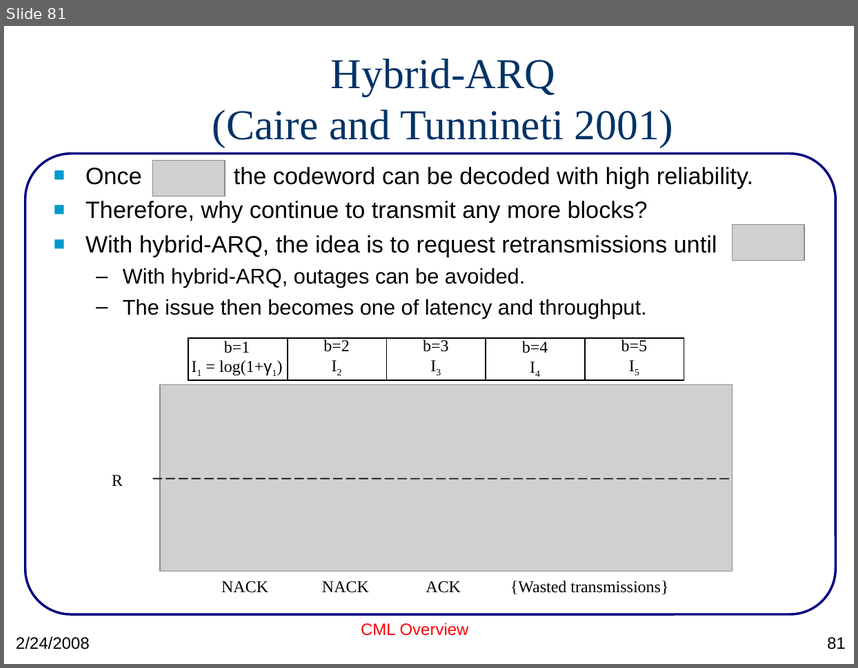
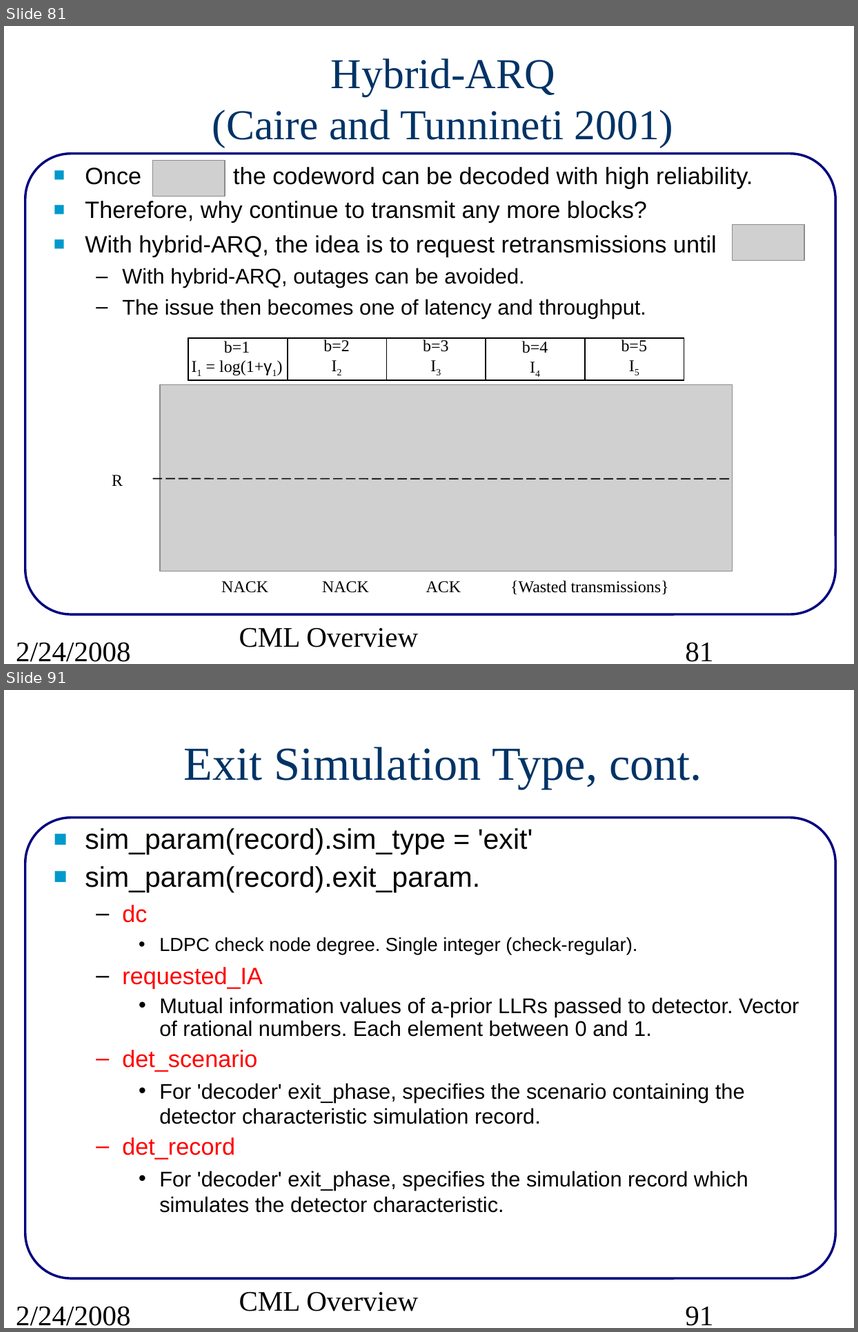
Before and after one commit to wvu-wcrl/CML, a slide deck: doc/src/CMLoverview.ppt. Shown one above the other, each under a label of ours: slide 81 before the commit, slides 81 and 91 after it; the slides between them are not shown. The pictures are 858x668 and 858x1332 pixels, drawn with LibreOffice and Linux fonts; fonts in the diff are those of the drawing; grey boxes stand for pictures. Boxes give left, top, right and bottom in pixels: in the first picture for what was removed or moved away, otherwise in the second. Text is boxed around its words. In the diff, an @@ line names an element or a change of style, - is before the commit and + after.

Commit message:
fixed formatting in cml/doc/readme.pdf.  First draft of EXIT documentation in CMLoverview.ppt

```diff
--- a/doc/src/CMLoverview.ppt
+++ b/doc/src/CMLoverview.ppt
@@ slide 91 added at (4, 690, 854, 1328), background #FFFFFF; not listed: 1 template element that a slide beside it also shows @@
@@ title added at (184, 747, 702, 789), 40 pt, text #003366 @@
+Exit Simulation Type, cont.
@@ text added at (85, 828, 799, 1212), 18 pt, text #000000 @@
+■ sim_param(record).sim_type = 'exit'
+■ sim_param(record).exit_param.
+  – dc
+    • LDPC check node degree. Single integer (check-regular).
+  – requested_IA
+    • Mutual information values of a-prior LLRs passed to detector. Vector of rational numbers. Each element between 0 and 1.
+  – det_scenario
+    • For 'decoder' exit_phase, specifies the scenario containing the detector characteristic simulation record.
+  – det_record
+    • For 'decoder' exit_phase, specifies the simulation record which simulates the detector characteristic.
@@ text added at (16, 1305, 131, 1325), 24 pt, text #000000 @@
+2/24/2008
@@ text added at (239, 1291, 418, 1311), 24 pt, text #000000 @@
+CML Overview
@@ page number added at (685, 1306, 713, 1325), 24 pt, text #000000 @@
+91
@@ slide 81 changed as well @@
@@ text "Once the codeword can be ..." at (85, 167, 753, 319): indent changed @@
@@ text "CML Overview" at (239, 627, 418, 647): size 14 to 24 pt, font Arial to Times New Roman, text colour #FF0000 to #000000; alignment centre to left; less space between paragraphs @@
@@ text "2/24/2008" at (16, 641, 131, 661): size 14 to 24 pt, font Arial to Times New Roman; less space between paragraphs @@
@@ page number at (685, 641, 713, 661): size 14 to 24 pt, font Arial to Times New Roman; alignment right to left; less space between paragraphs @@
```
Also in this commit, not shown: 83 other slides changed, 7 other slides added, 2 other files.
